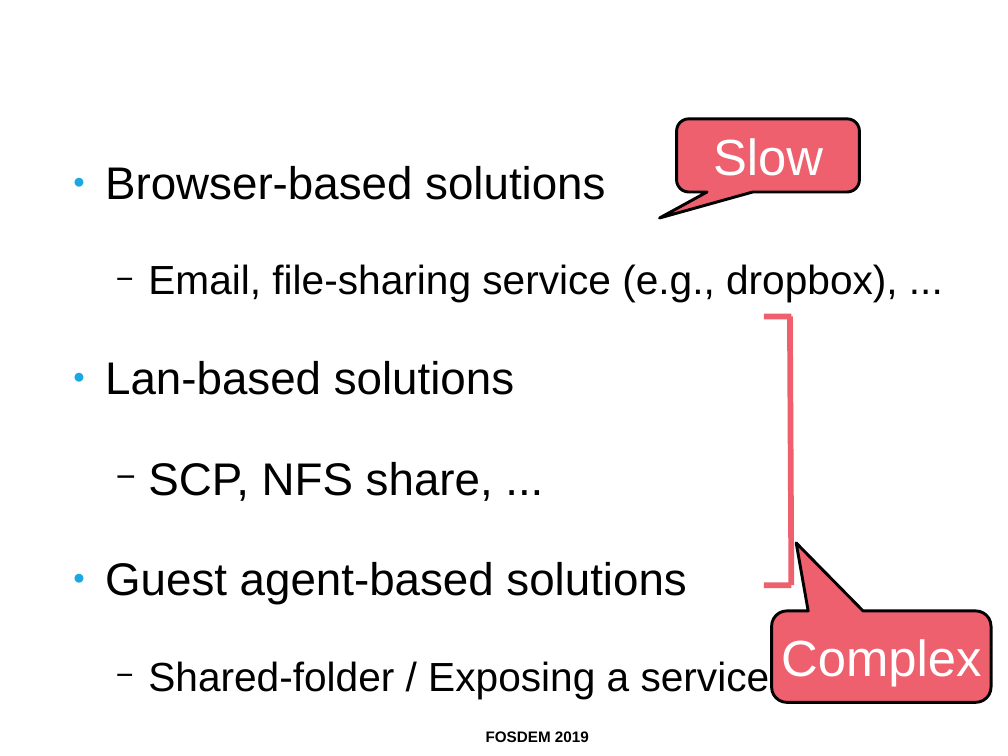
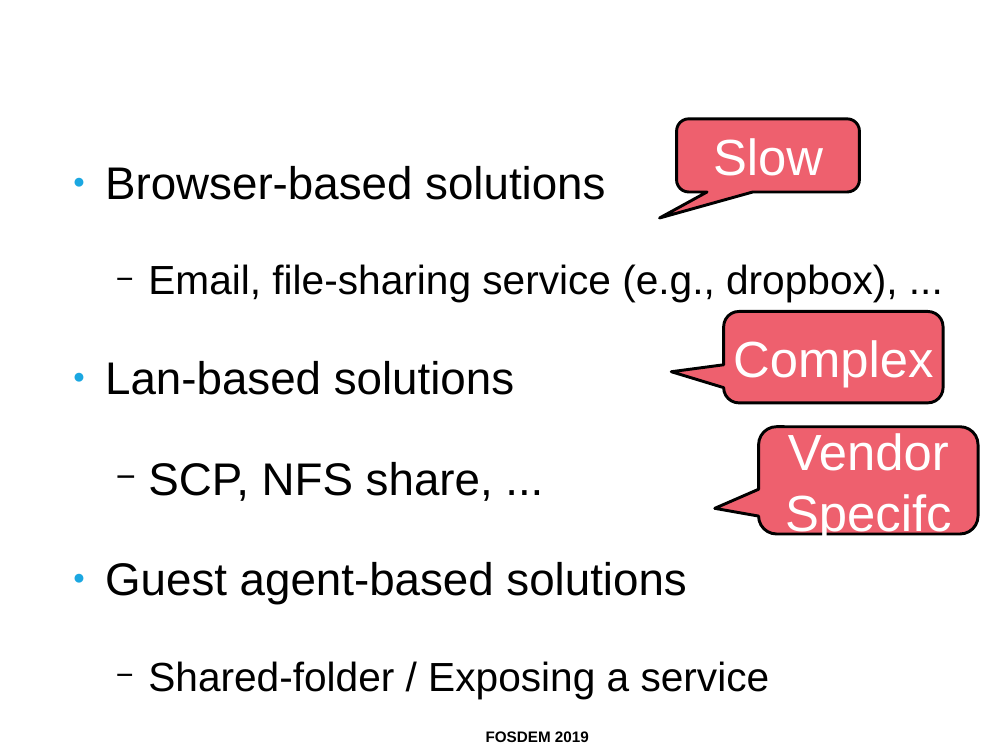
Before and after one commit to ahadas/ahadas.github.io, a slide deck: slide 7 of slides/toward_exploring_virtual_disks_using_a_file_manager.odp. Drawn at 1008x756 pixels with LibreOffice and Linux fonts; fonts in the diff are those of the drawing; background and template pictures are left out. Boxes give left, top, right and bottom in pixels: in the first picture for what was removed or moved away, otherwise in the second. Text is boxed around its words. In the diff, an @@ line names an element or a change of style, - is before the commit and + after.

Commit message:
fosdem presentation

```diff
--- a/slides/toward_exploring_virtual_disks_using_a_file_manager.odp
+++ b/slides/toward_exploring_virtual_disks_using_a_file_manager.odp
@@ rounded speech box "Complex" moved from (x1=772, y1=611, x2=992, y2=702) to (x1=724, y1=312, x2=943, y2=403) @@
@@ rounded speech box "Complex" at (x1=724, y1=312, x2=943, y2=403): proportions changed @@
@@ line removed from (765, 316) to (792, 316) @@
@@ line removed from (790, 316) to (792, 585) @@
@@ rounded speech box added at (x1=759, y1=427, x2=979, y2=534), fill #EE606E, outline #000000 2.3 pt, 40 pt, text #FFFFFF @@
+Vendor
+Specifc
@@ line removed from (765, 585) to (792, 585) @@
```
